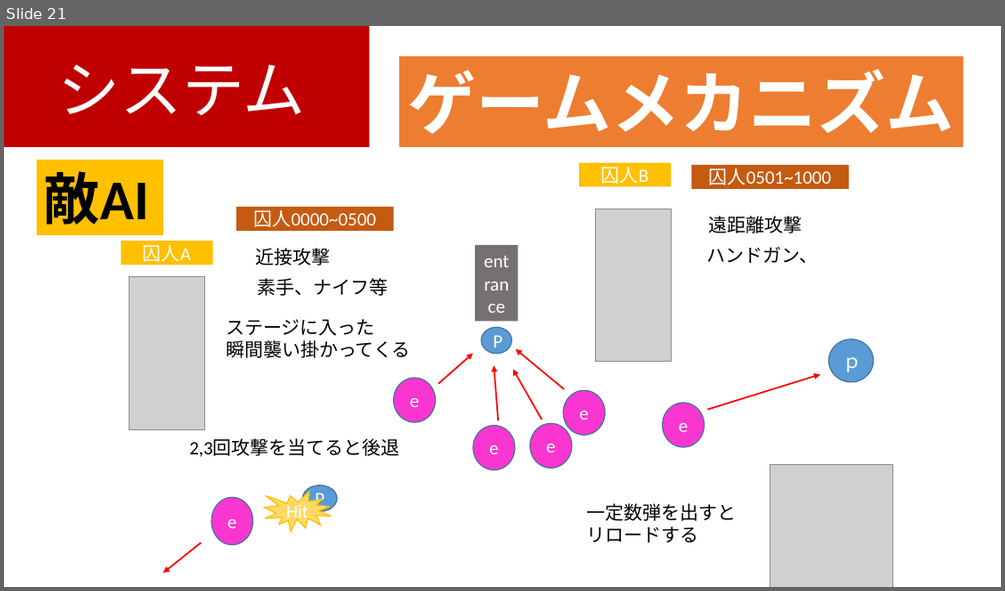
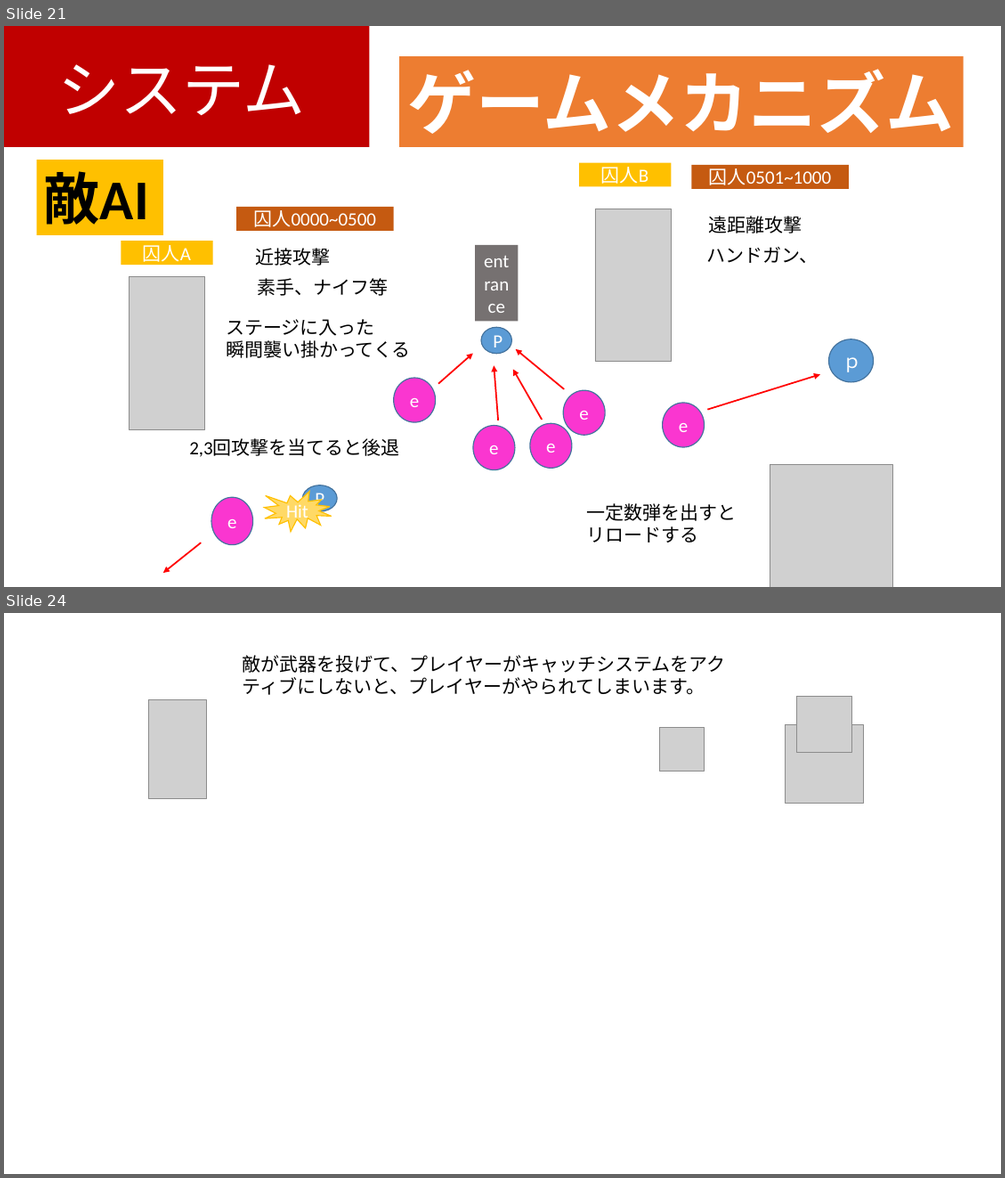
Before and after one commit to kawanami1022/2.5DActionGameProject, a slide deck: GameProject/すみませんASOゲームショウまでに間に合いませんでした.pptx. Shown one above the other, each under a label of ours: slide 21 before the commit, slides 21 and 24 after it; the slides between them are not shown. The pictures are 1005x591 and 1005x1178 pixels, drawn with LibreOffice and Linux fonts; fonts in the diff are those of the drawing; grey boxes stand for pictures. Boxes give left, top, right and bottom in pixels: in the first picture for what was removed or moved away, otherwise in the second. Text is boxed around its words. In the diff, an @@ line names an element or a change of style, - is before the commit and + after.

```diff
--- a/GameProject/すみませんASOゲームショウまでに間に合いませんでした.pptx
+++ b/GameProject/すみませんASOゲームショウまでに間に合いませんでした.pptx
@@ slide 24 added at box(4, 613, 1001, 1174), background #FFFFFF @@
@@ text added at box(243, 655, 726, 695), 18 pt, text #000000 @@
+敵が武器を投げて、プレイヤーがキャッチシステムをアクティブにしないと、プレイヤーがやられてしまいます。
@@ picture added at box(148, 699, 207, 798) @@
@@ picture added at box(797, 697, 852, 752) @@
@@ picture added at box(660, 728, 704, 771) @@
@@ picture added at box(785, 724, 864, 803) @@
```
Also in this commit, not shown: 2 other slides added, 1 other file.
